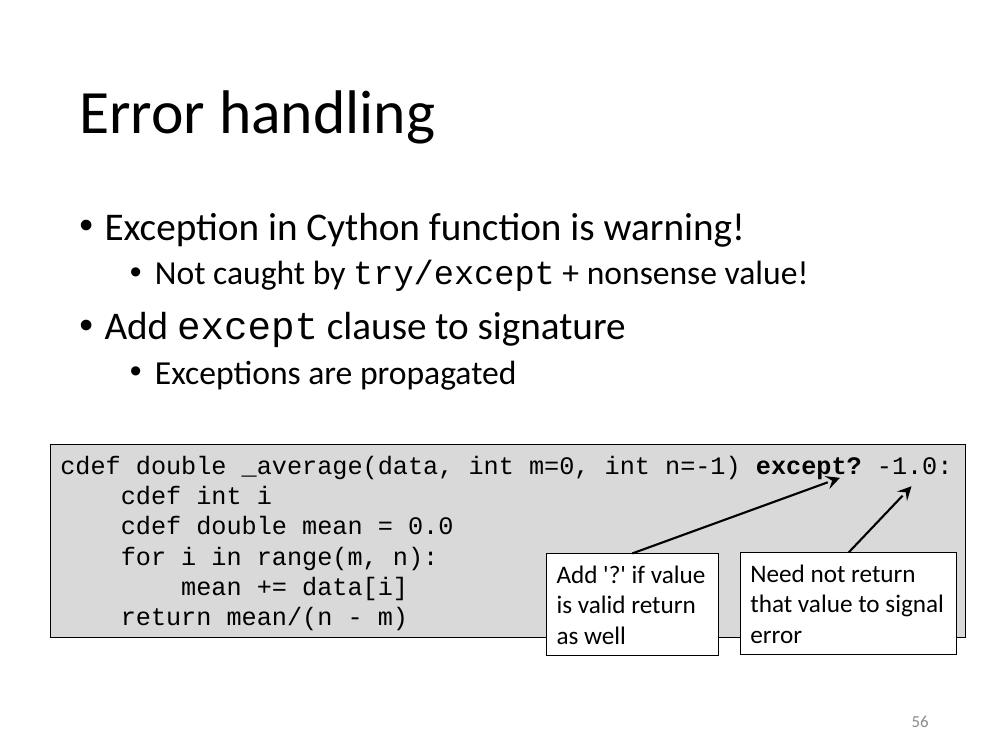
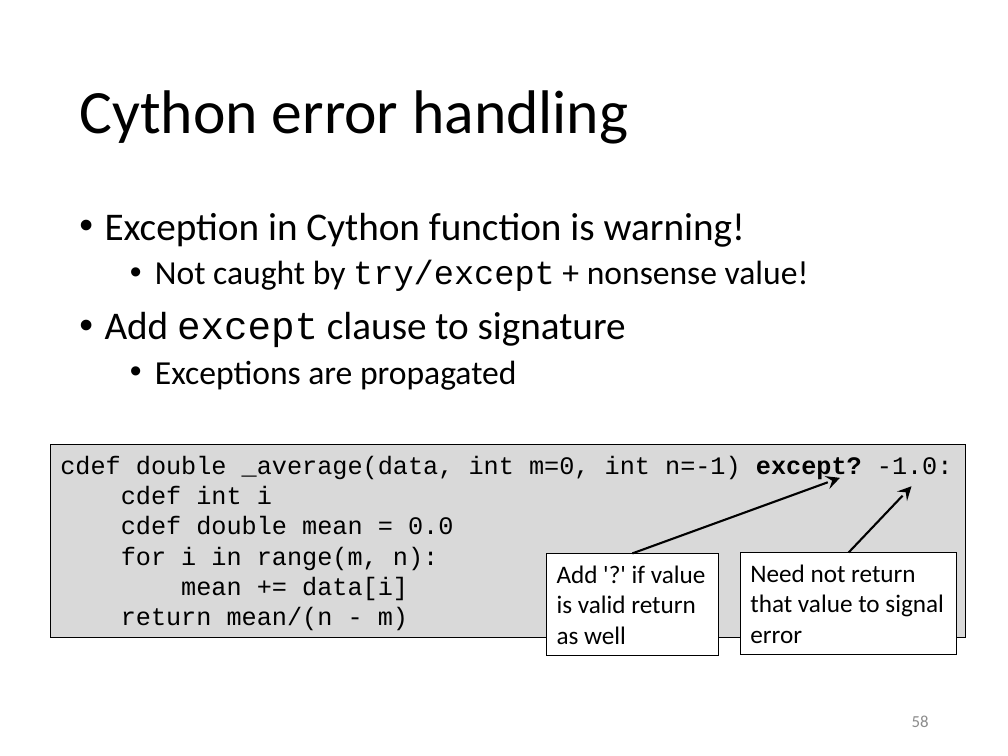
Before and after one commit to gjbex/Python-for-HPC, a slide deck: slide 58 of python_for_hpc.pptx (slide 56 before the commit). Drawn at 1008x756 pixels with LibreOffice and Linux fonts; fonts in the diff are those of the drawing. Boxes give left, top, right and bottom in pixels: in the first picture for what was removed or moved away, otherwise in the second. Text is boxed around its words. In the diff, an @@ line names an element or a change of style, - is before the commit and + after.

Commit message:
Add pure Python syntax for Cython

```diff
--- a/python_for_hpc.pptx
+++ b/python_for_hpc.pptx
@@ title at box(79, 90, 628, 144): text changed @@
-Error handling
+Cython error handling
@@ page number at box(912, 715, 929, 727): text changed @@
-56
+58
```
Also in this commit, not shown: 4 other slides changed, 2 slides added.
